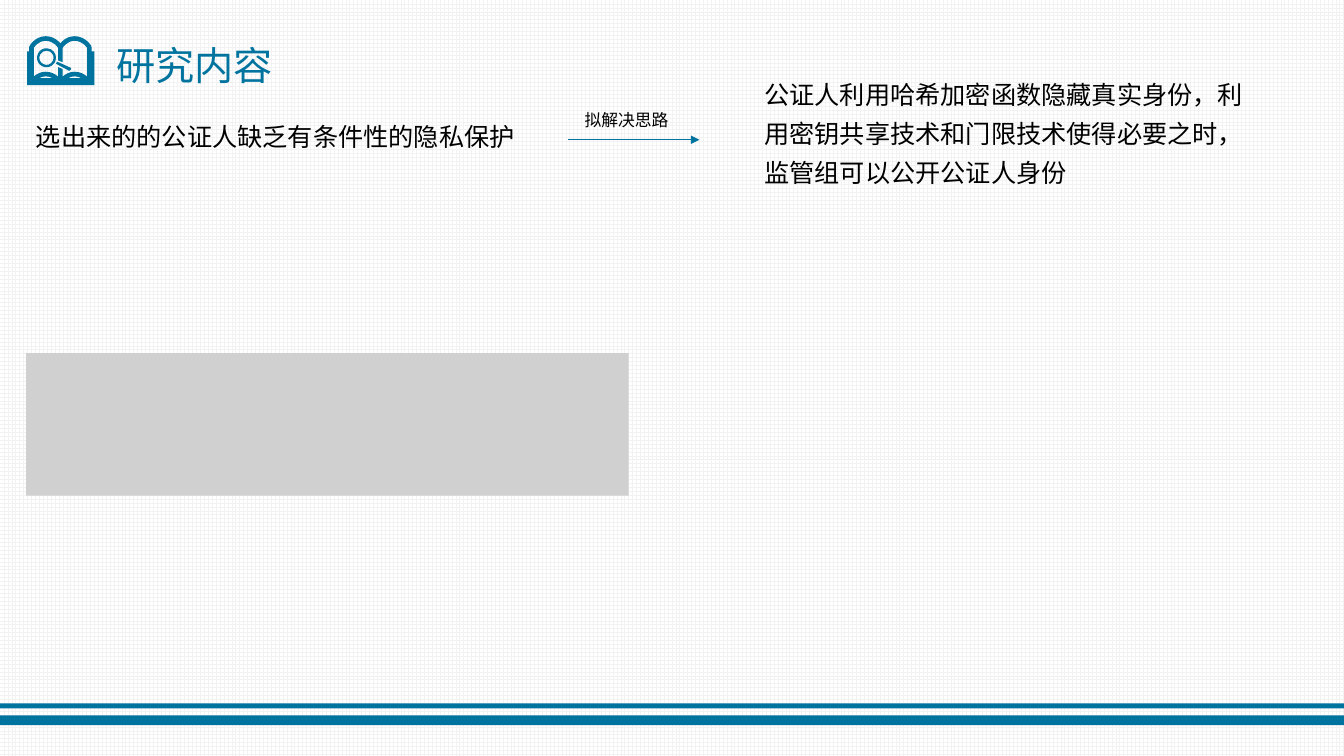
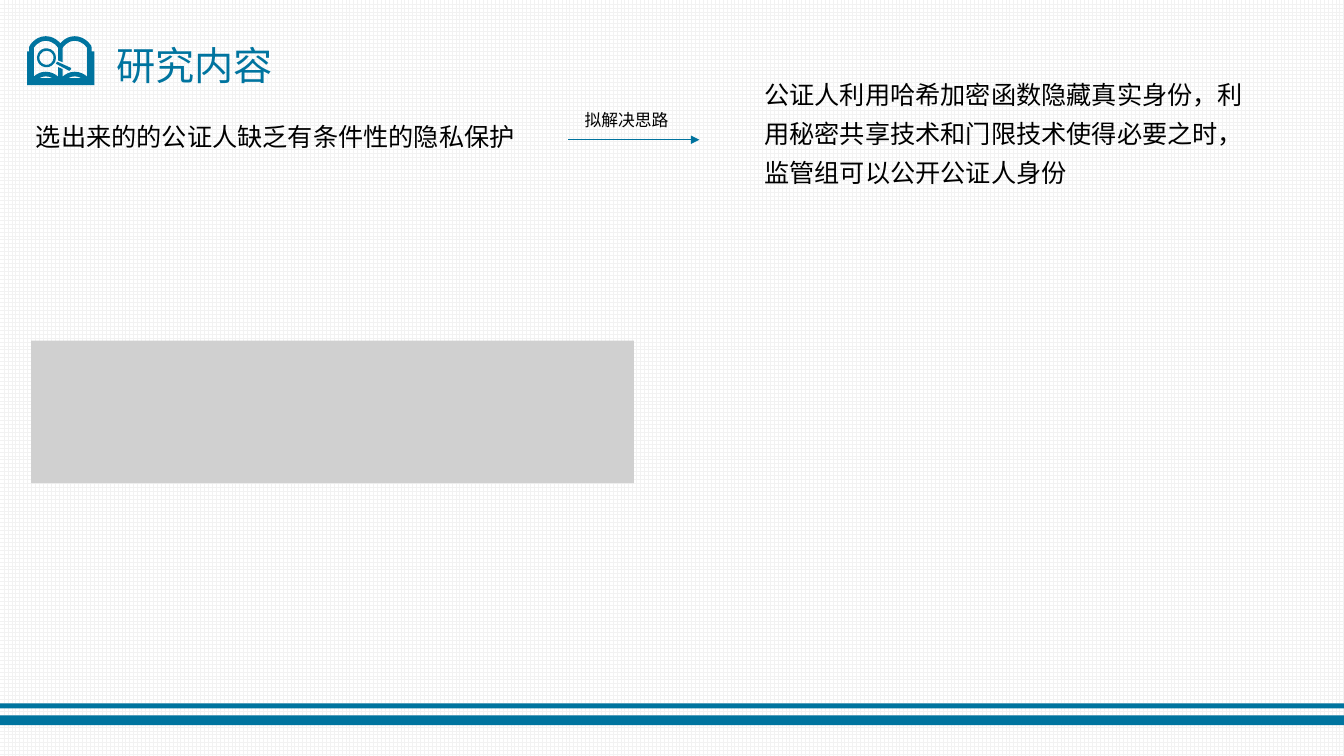
Before and after one commit to jiangquanli-0304/notary, a slide deck: slide 17 of 开题报告.pptx. Drawn at 1344x756 pixels with LibreOffice and Linux fonts; fonts in the diff are those of the drawing; grey boxes stand for pictures. Boxes give left, top, right and bottom in pixels: in the first picture for what was removed or moved away, otherwise in the second. Text is boxed around its words. In the diff, an @@ line names an element or a change of style, - is before the commit and + after.

```diff
--- a/开题报告.pptx
+++ b/开题报告.pptx
@@ text at <box>764,82,1243,184</box>: text changed @@
-公证人利用哈希加密函数隐藏真实身份，利用密钥共享技术和门限技术使得必要之时，监管组可以公开公证人身份
+公证人利用哈希加密函数隐藏真实身份，利用秘密共享技术和门限技术使得必要之时，监管组可以公开公证人身份
@@ picture: place and size @@
-picture at <box>26,353,629,495</box>
+picture at <box>31,341,634,483</box>
```
Also in this commit, not shown: 5 other slides changed, 5 other files.
